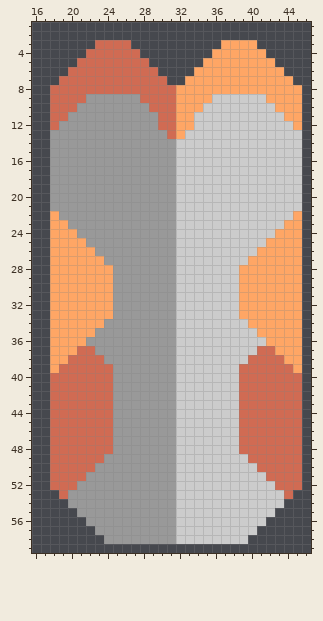
A pixel-art sprite gets an edit: sprites/units/sculker/warden-cannon.png. Above: the version before the commit.
The file is 64x64 pixels. Shown: x 16..46, y 1..59.
Once edited:
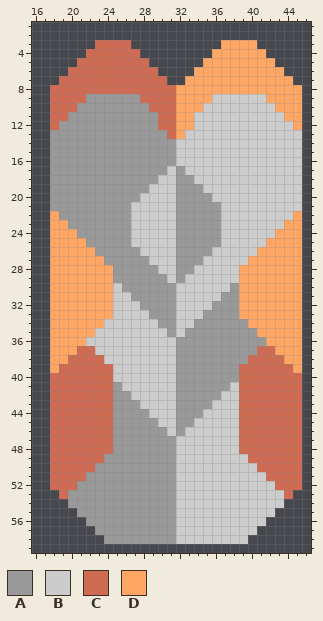
Palette (. is transparent): A #999999  B #cccccc  C #d06b53  D #ffa665
Message: warden resprite 2: electic boogaloo
Diff:
{"y":17,"x":31,"old":"AB","new":"BA"}
{"y":18,"x":30,"old":"AABB","new":"BBAA"}
{"y":19,"x":29,"old":"AAABBB","new":"BBBAAA"}
{"y":20,"x":28,"old":"AAAABBBB","new":"BBBBAAAA"}
{"y":21,"x":27,"old":"AAAAABBBBB","new":"BBBBBAAAAA"}
{"y":22,"x":27,"old":"AAAAABBBBB","new":"BBBBBAAAAA"}
{"y":23,"x":27,"old":"AAAAABBBBB","new":"BBBBBAAAAA"}
{"y":24,"x":27,"old":"AAAAABBBBB","new":"BBBBBAAAAA"}
{"y":25,"x":27,"old":"AAAAABBBBB","new":"BBBBBAAAAA"}
{"y":26,"x":28,"old":"AAAABBBB","new":"BBBBAAAA"}
{"y":27,"x":29,"old":"AAABBB","new":"BBBAAA"}
{"y":28,"x":30,"old":"AABB","new":"BBAA"}
{"y":29,"x":31,"old":"AB","new":"BA"}
{"y":30,"x":25,"old":"A","new":"B"}
{"y":30,"x":38,"old":"B","new":"A"}
{"y":31,"x":25,"old":"AA","new":"BB"}
{"y":31,"x":37,"old":"BB","new":"AA"}
{"y":32,"x":25,"old":"AAA","new":"BBB"}
{"y":32,"x":36,"old":"BBB","new":"AAA"}
{"y":33,"x":25,"old":"AAAA","new":"BBBB"}
{"y":33,"x":35,"old":"BBBB","new":"AAAA"}
{"y":34,"x":24,"old":"AAAAAA","new":"BBBBBB"}
{"y":34,"x":34,"old":"BBBBBB","new":"AAAAAA"}
{"y":35,"x":23,"old":"AAAAAAAA","new":"BBBBBBBB"}
{"y":35,"x":33,"old":"BBBBBBBB","new":"AAAAAAAA"}
{"y":36,"x":22,"old":"AAAAAAAAAABBBBBBBBBB","new":"BBBBBBBBBBAAAAAAAAAA"}
{"y":37,"x":23,"old":"AAAAAAAAABBBBBBBBB","new":"BBBBBBBBBAAAAAAAAA"}
{"y":38,"x":24,"old":"AAAAAAAABBBBBBBB","new":"BBBBBBBBAAAAAAAA"}
{"y":39,"x":25,"old":"AAAAAAABBBBBBB","new":"BBBBBBBAAAAAAA"}
{"y":40,"x":25,"old":"AAAAAAABBBBBBB","new":"BBBBBBBAAAAAAA"}
{"y":41,"x":26,"old":"AAAAAABBBBBB","new":"BBBBBBAAAAAA"}
{"y":42,"x":27,"old":"AAAAABBBBB","new":"BBBBBAAAAA"}
{"y":43,"x":28,"old":"AAAABBBB","new":"BBBBAAAA"}
{"y":44,"x":29,"old":"AAABBB","new":"BBBAAA"}
{"y":45,"x":30,"old":"AABB","new":"BBAA"}
{"y":46,"x":31,"old":"AB","new":"BA"}
{"label":"changed","picture_box":[86,166,266,436]}
